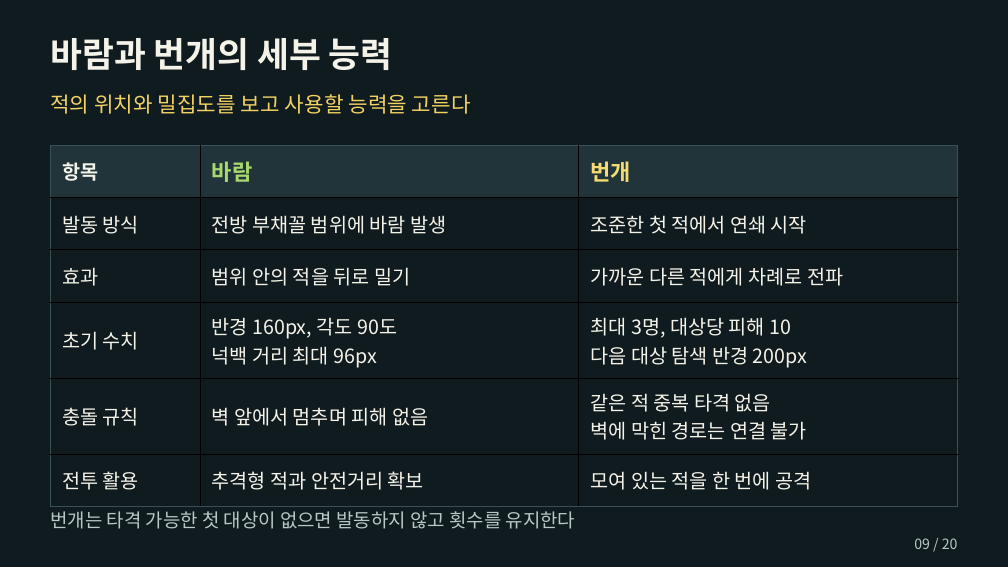
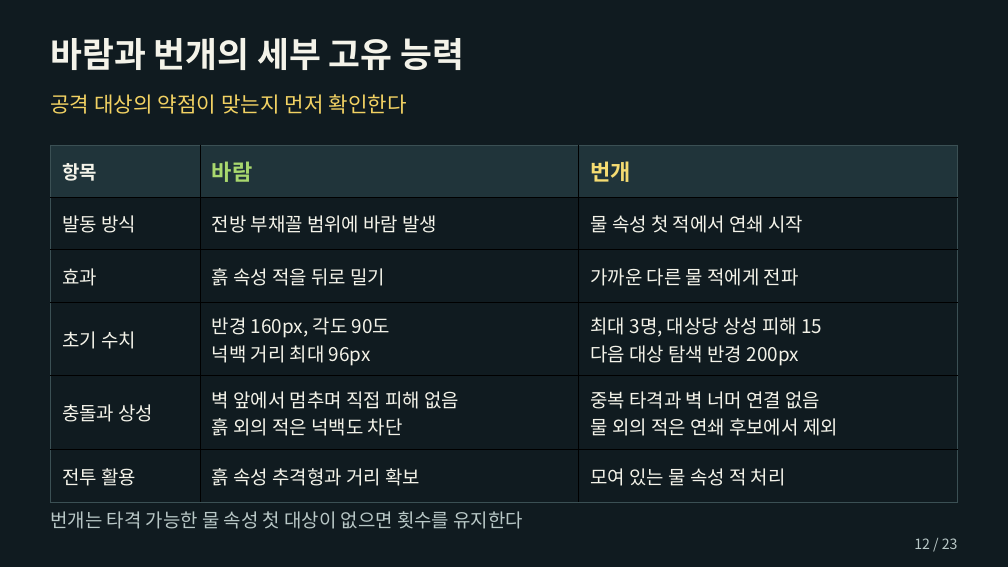
Before and after one commit to chanwhee0330/element-eater, a slide deck: slide 12 of outputs/엘리먼트_이터_기획서_허찬휘.pptx (slide 9 before the commit). Drawn at 1008x567 pixels with LibreOffice and Linux fonts; fonts in the diff are those of the drawing. Boxes give left, top, right and bottom in pixels: in the first picture for what was removed or moved away, otherwise in the second. Text is boxed around its words. In the diff, an @@ line names an element or a change of style, - is before the commit and + after.

```diff
--- a/outputs/엘리먼트_이터_기획서_허찬휘.pptx
+++ b/outputs/엘리먼트_이터_기획서_허찬휘.pptx
@@ text at (50, 38, 465, 70): text changed @@
-바람과 번개의 세부 능력
+바람과 번개의 세부 고유 능력
@@ text at (50, 94, 407, 114): text changed @@
-적의 위치와 밀집도를 보고 사용할 능력을 고른다
+공격 대상의 약점이 맞는지 먼저 확인한다
@@ table at (51, 145, 958, 490) @@
-row 2, column 3: 조준한 첫 적에서 연쇄 시작
+row 2, column 3: 물 속성 첫 적에서 연쇄 시작
-row 3, column 2: 범위 안의 적을 뒤로 밀기
+row 3, column 2: 흙 속성 적을 뒤로 밀기
-row 3, column 3: 가까운 다른 적에게 차례로 전파
+row 3, column 3: 가까운 다른 물 적에게 전파
-row 4, column 3: 최대 3명, 대상당 피해 10 / 다음 대상 탐색 반경 200px
+row 4, column 3: 최대 3명, 대상당 상성 피해 15 / 다음 대상 탐색 반경 200px
-row 5: 충돌 규칙 | 벽 앞에서 멈추며 피해 없음 | 같은 적 중복 타격 없음 / 벽에 막힌 경로는 연결 불가
+row 5: 충돌과 상성 | 벽 앞에서 멈추며 직접 피해 없음 / 흙 외의 적은 넉백도 차단 | 중복 타격과 벽 너머 연결 없음 / 물 외의 적은 연쇄 후보에서 제외
-row 6, column 2: 추격형 적과 안전거리 확보
+row 6, column 2: 흙 속성 추격형과 거리 확보
-row 6, column 3: 모여 있는 적을 한 번에 공격
+row 6, column 3: 모여 있는 물 속성 적 처리
@@ size 18.8 to 18 pt in "항목", "발동 방식", "전방 부채꼴 범위에 바람 발생", "효과" and 4 more places @@
@@ text at (50, 511, 524, 529): text changed @@
-번개는 타격 가능한 첫 대상이 없으면 발동하지 않고 횟수를 유지한다
+번개는 타격 가능한 물 속성 첫 대상이 없으면 횟수를 유지한다
@@ text at (914, 538, 958, 549): text changed @@
-09 / 20
+12 / 23
```
Also in this commit, not shown: 19 other slides changed, 3 slides added, 10 other files.
